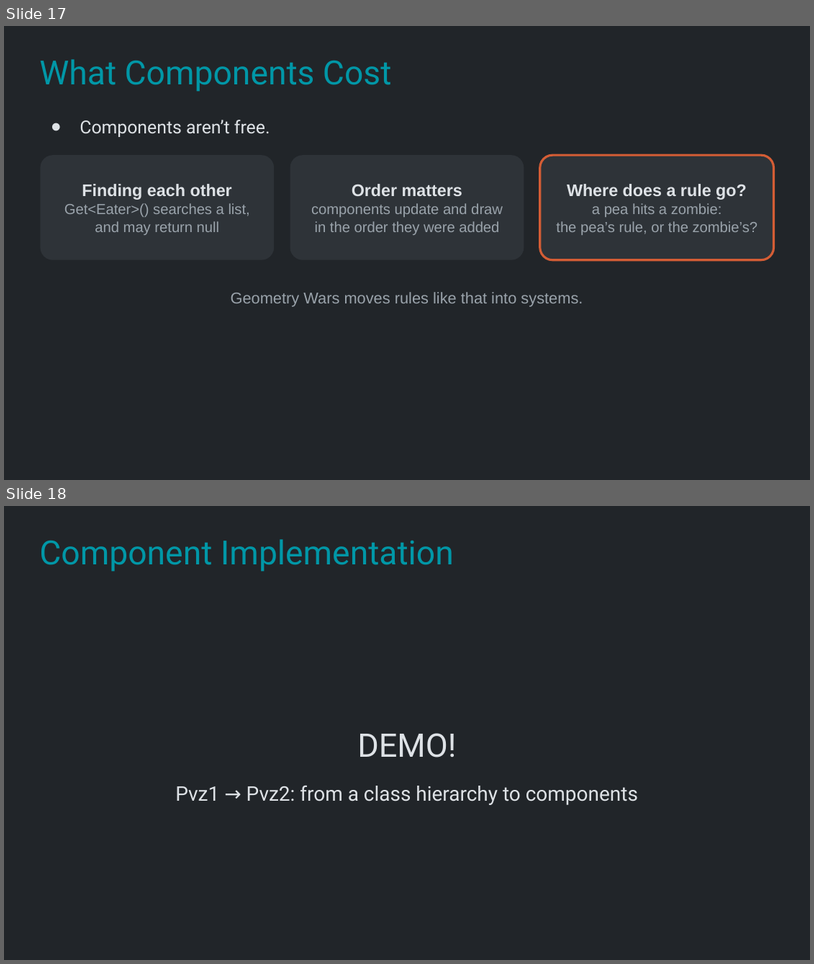
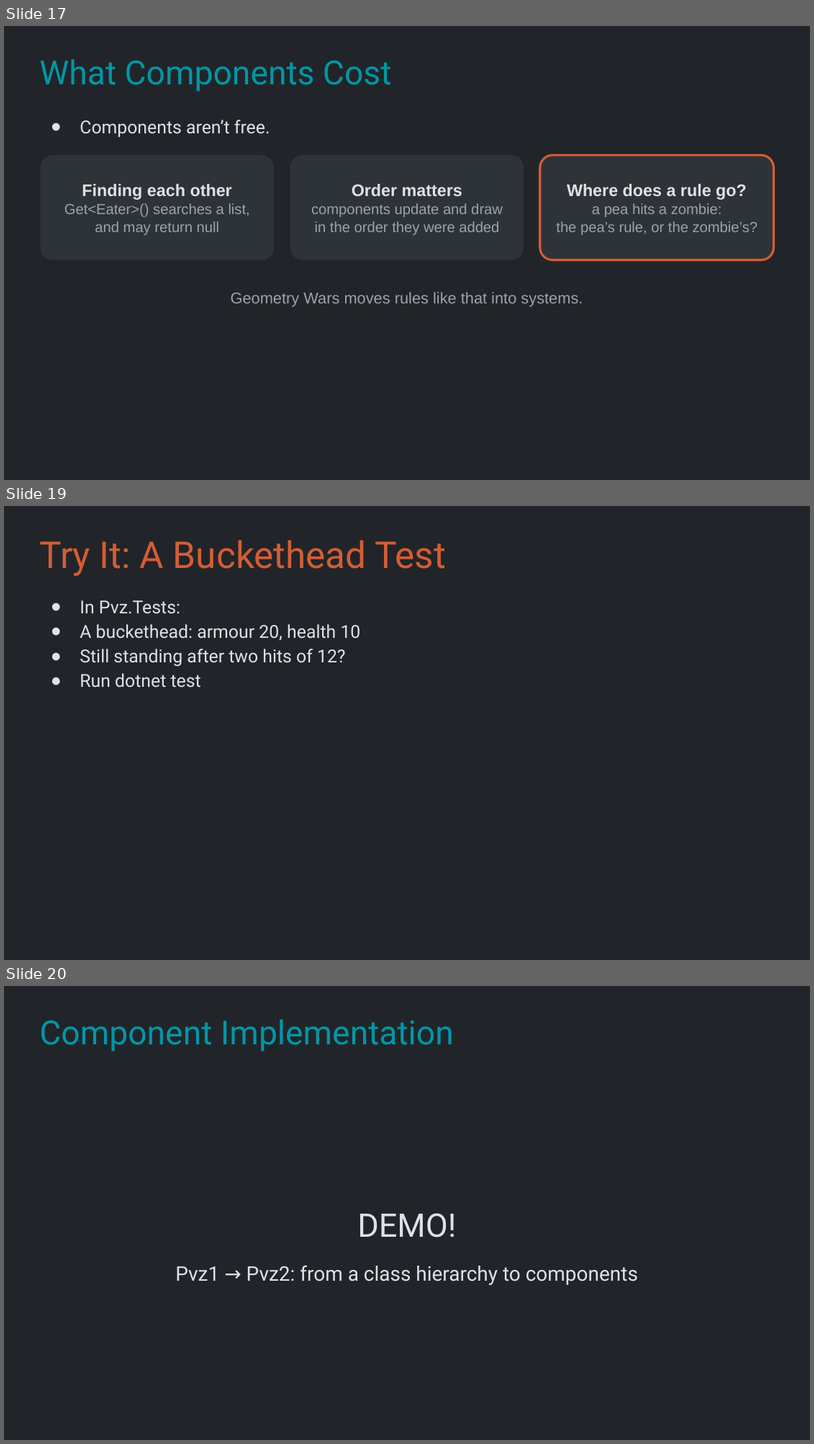
Before and after one commit to Metamate/gar, a slide deck: slides/09 Plants vs. Zombies.pptx. Shown one above the other, each under a label of ours: slides 17 and 18 before the commit, slides 17, 19 and 20 after it; the slides between them are not shown. The pictures are 814x964 and 814x1444 pixels, drawn with LibreOffice and Linux fonts; fonts in the diff are those of the drawing. Boxes give left, top, right and bottom in pixels: in the first picture for what was removed or moved away, otherwise in the second. Text is boxed around its words. In the diff, an @@ line names an element or a change of style, - is before the commit and + after.

```diff
--- a/slides/09 Plants vs. Zombies.pptx
+++ b/slides/09 Plants vs. Zombies.pptx
@@ slide 19 added at (4, 506, 810, 960), background #212529 @@
@@ title added at (39, 540, 446, 576), 33 pt, text #D45D35 @@
+Try It: A Buckethead Test
@@ text added at (80, 600, 361, 687), 16 pt, text #DEE2E6 @@
+● In Pvz.Tests:
+● A buckethead: armour 20, health 10
+● Still standing after two hits of 12?
+● Run dotnet test
@@ what was slide 18 is now slide 20 @@
```
Also in this commit, not shown: 1 slide changed, 1 other slide added, 25 other files.
